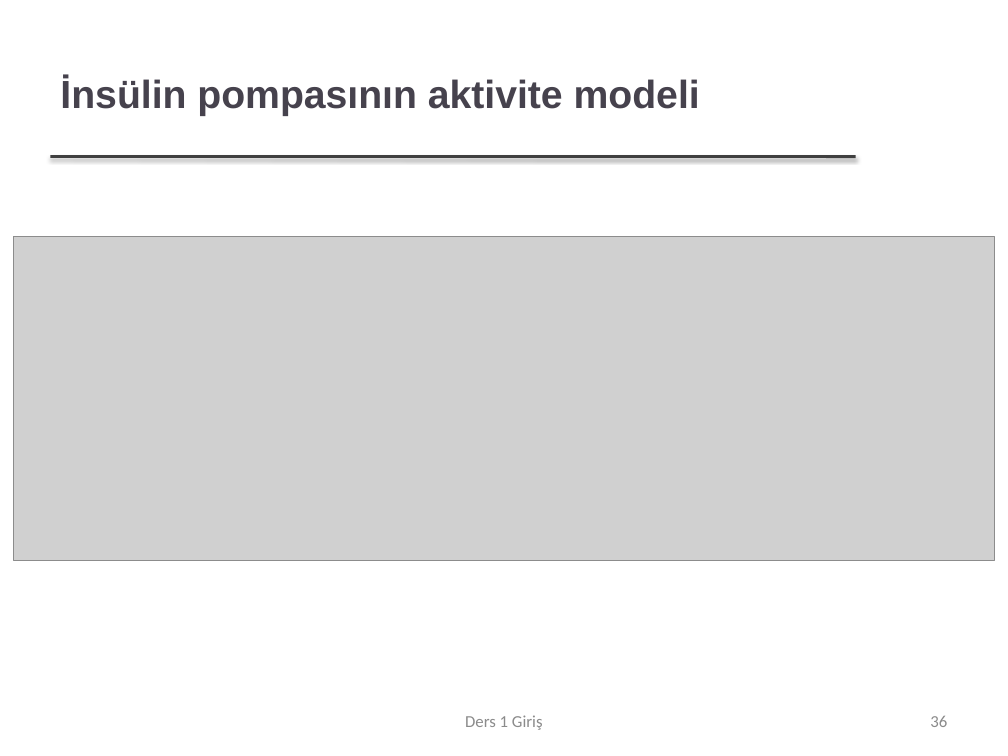
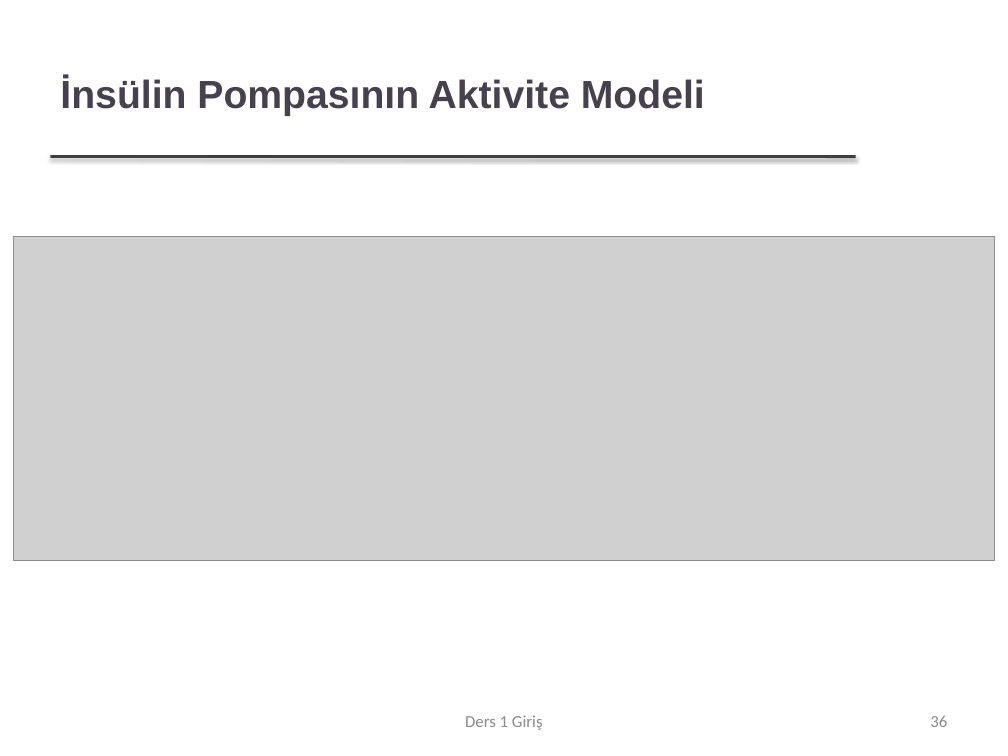
Before and after one commit to FurkanGozukara/Yazilim-Muhendisligi-IT522-2021, a slide deck: slide 36 of dersler/Ders 1 - Giriş.pptx. Drawn at 1008x756 pixels with LibreOffice and Linux fonts; fonts in the diff are those of the drawing; grey boxes stand for pictures; background and template pictures are left out. Boxes give left, top, right and bottom in pixels: in the first picture for what was removed or moved away, otherwise in the second. Text is boxed around its words. In the diff, an @@ line names an element or a change of style, - is before the commit and + after.

```diff
--- a/dersler/Ders 1 - Giriş.pptx
+++ b/dersler/Ders 1 - Giriş.pptx
@@ title at [60, 77, 705, 116]: text changed @@
-İnsülin pompasının aktivite modeli
+İnsülin Pompasının Aktivite Modeli
```
Also in this commit, not shown: 42 other slides changed, 1 slide added, 1 slide removed, 1 other file.
